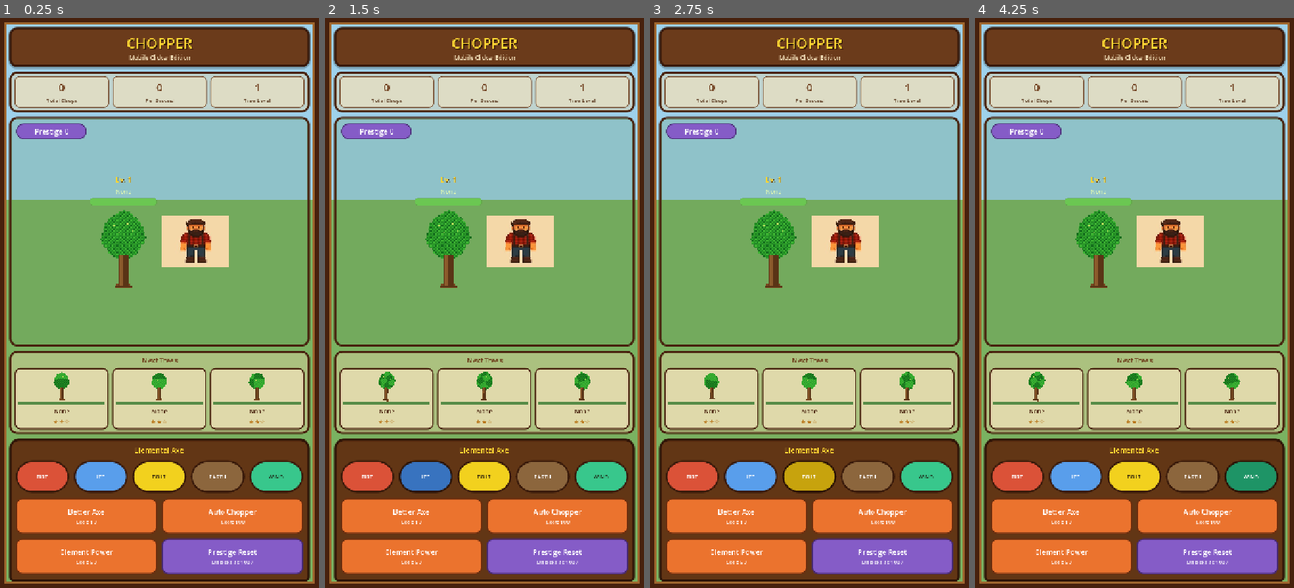
Above: before the commit, frames 1-4 (left to right).
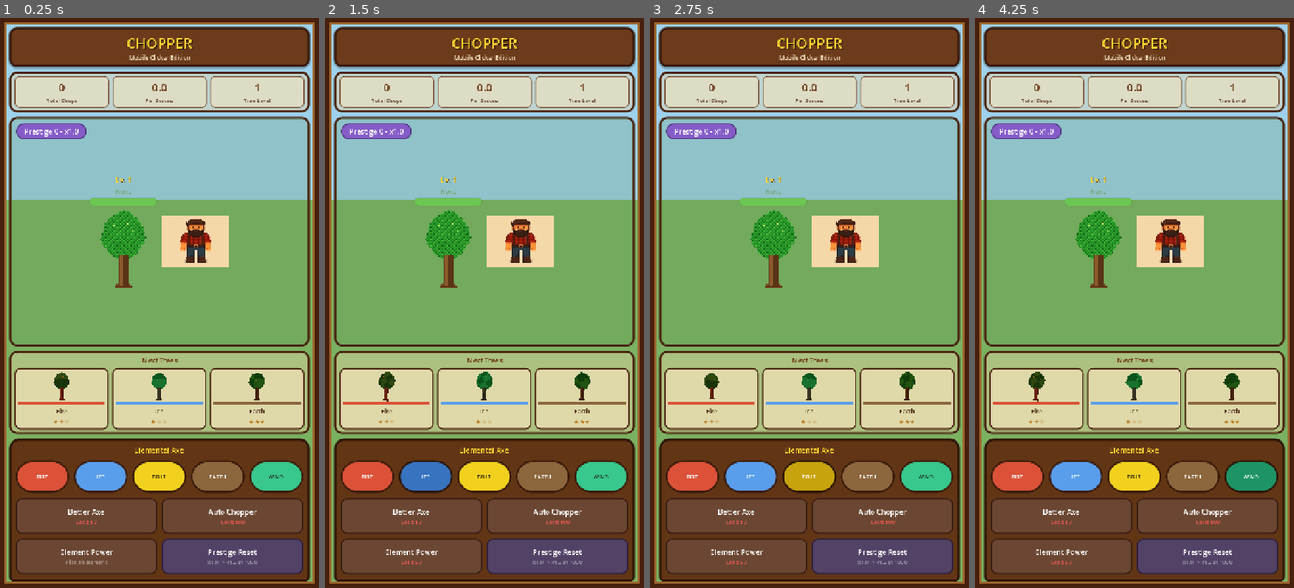
Above: after the commit, the same moments.

Repository: thurtea/chopper
Game: Godot game, scene res://scenes/main.tscn
Two runs of this game, one before a commit and one after it. Both use one fixed random seed, a clock stepped at 60 frames per second and the inputs below.
Inputs:
- Up to frame 1 (0.25 s): no input
- Up to frame 2 (1.5 s): click "FIRE" at 0.5 s; click "ICE" at 1.25 s
- Up to frame 3 (2.75 s): click "BOLT" at 2 s
- Up to frame 4 (4.25 s): click "EARTH" at 2.75 s; click "WIND" at 3.5 s

The runs differ from the first frame. In frame 1, 12% of the frame differs, in the area x 4-96%, y 11-98%; in frame 2, 12%; in frame 3, 12%; in frame 4, 12%.
Error before the commit: Parse Error: unsupported format character in operator %. (res://scripts/enchantment_data.gd:48)

Commit message:
Fix chopper mobile load-blocking parse errors and update handoff notes
- main.gd: replace nonexistent DisplayServer.window_get_safe_area() with
  get_display_safe_area(), and correct the coordinate math since it returns
  screen-space rather than window-local coordinates (via window_get_position())
- enchantment_data.gd: replace unsupported %g format specifier with %.1f,
  matching the convention already used elsewhere in main.gd
- tomorrow.md and mobile/tomorrow.md: update handoff notes to accurately
  reflect that game now loads clean and core gameplay logic (GameState,
  AudioManager) was verified, while the visual/interactive layer could not
  be checked in this headless environment and still needs review in editor
  or on device

Diff:
--- a/mobile/ChopperMobile/scripts/enchantment_data.gd
+++ b/mobile/ChopperMobile/scripts/enchantment_data.gd
@@ -45,7 +45,10 @@
 	enchantment.kind = Kind.GOLD_RUSH
 	enchantment.remaining_trees = UpgradeConfig.GOLD_RUSH_TREES
 	enchantment.magnitude = UpgradeConfig.GOLD_RUSH_MULTIPLIER
-	enchantment.description = "Next tree gives %g× Chops" % UpgradeConfig.GOLD_RUSH_MULTIPLIER
+	# %g is not a GDScript format specifier (unlike C/Python); %.1f
+	# matches the one-decimal multiplier convention main.gd's own
+	# prestige text already uses ("x%.1f -> x%.1f").
+	enchantment.description = "Next tree gives %.1f× Chops" % UpgradeConfig.GOLD_RUSH_MULTIPLIER
 	return enchantment
 
 
--- a/mobile/ChopperMobile/scripts/main.gd
+++ b/mobile/ChopperMobile/scripts/main.gd
@@ -370,7 +370,18 @@
 	var window_size := Vector2(DisplayServer.window_get_size())
 	if window_size.x <= 1.0 or window_size.y <= 1.0:
 		return Vector4.ZERO
-	var safe := DisplayServer.window_get_safe_area()
+	# Godot 4.7 renamed window_get_safe_area() (never existed in a
+	# released Godot; this project's 4.3-era plan predates the real
+	# rename) to get_display_safe_area(). It also changed meaning: the
+	# returned rect is in the *display's* screen-space coordinates, not
+	# window-local ones, so on a windowed desktop build (this playtest)
+	# it must be offset by the window's own screen position before
+	# comparing against window_size below. On a real fullscreen mobile
+	# export the window origin coincides with the display origin, so
+	# this offset is always zero there and the two cases share one path.
+	var safe := DisplayServer.get_display_safe_area()
+	var window_pos := DisplayServer.window_get_position()
+	safe.position -= window_pos
 	if safe.size.x <= 0 or safe.size.y <= 0:
 		return Vector4.ZERO
 	var viewport_size := get_viewport().get_visible_rect().size
Not shown, changed: mobile/tomorrow.md
Not shown, changed: tomorrow.md
